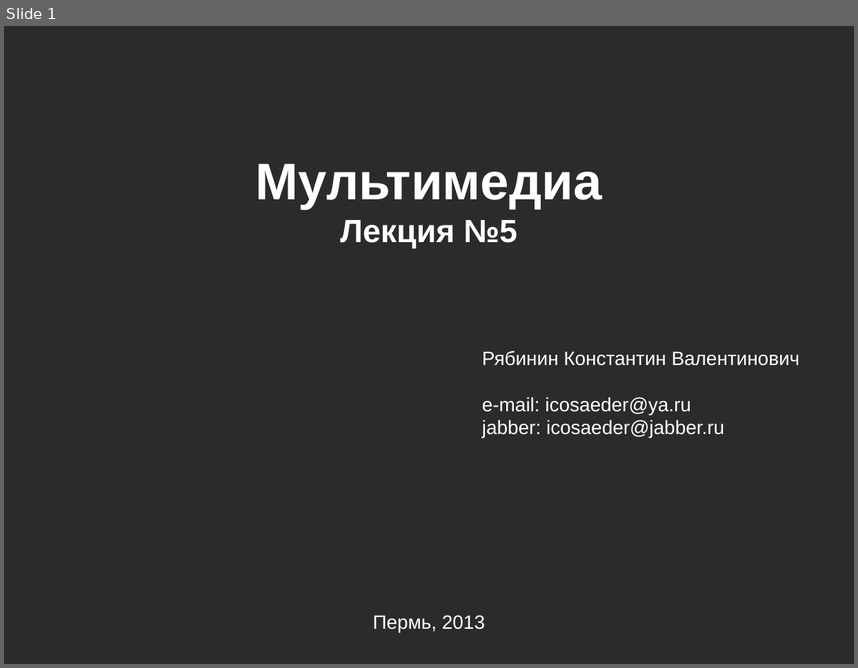
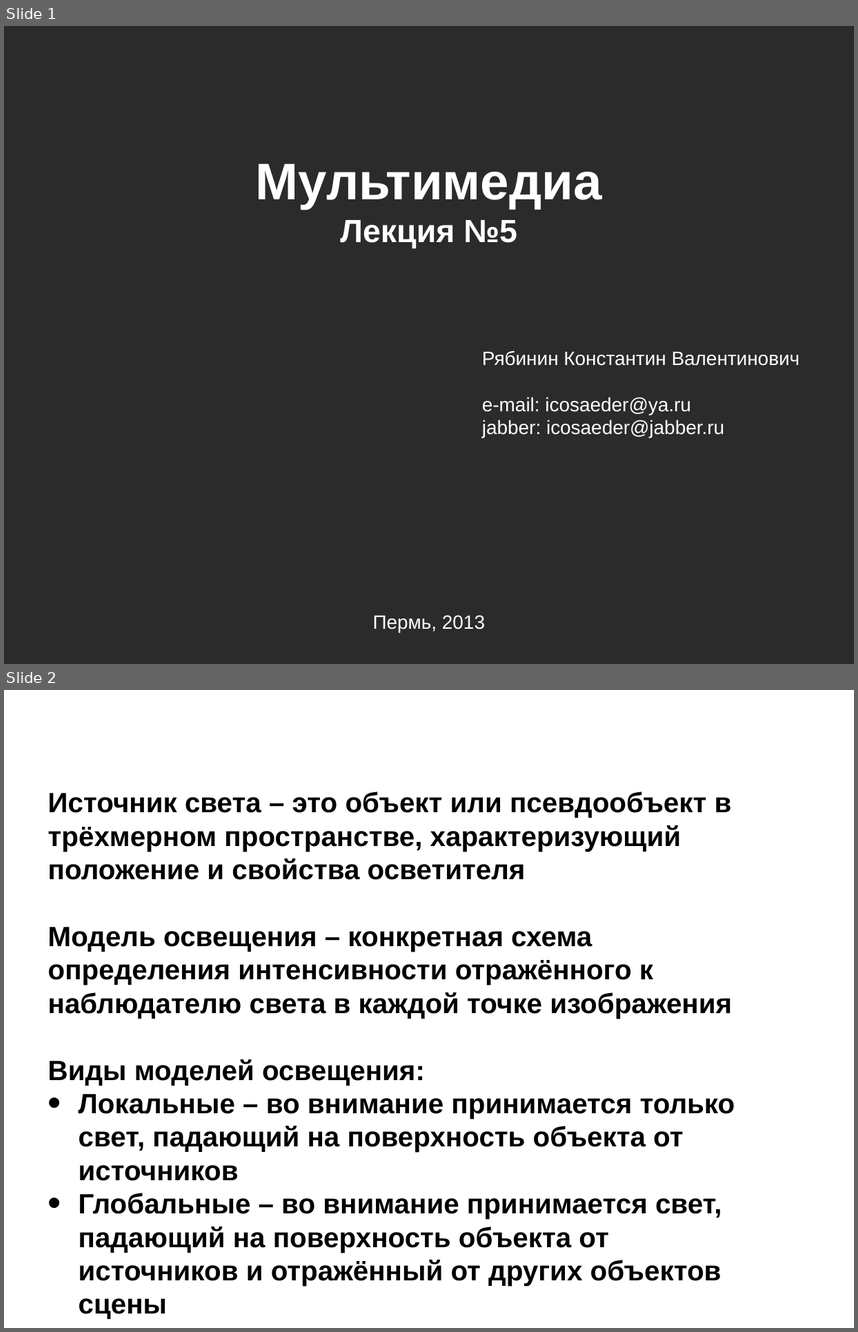
Before and after one commit to icosaeder/cg-lect, a slide deck: Лекции/Лекция 5/Лекция №5.odp. Shown one above the other, each under a label of ours: slide 1 before the commit, slides 1 and 2 after it. The pictures are 858x668 and 858x1332 pixels, drawn with LibreOffice and Linux fonts; fonts in the diff are those of the drawing; background and template pictures are left out; a plain dark background stands for a picture behind light text. Boxes give left, top, right and bottom in pixels: in the first picture for what was removed or moved away, otherwise in the second. Text is boxed around its words. In the diff, an @@ line names an element or a change of style, - is before the commit and + after.

```diff
--- a/Лекции/Лекция 5/Лекция №5.odp
+++ b/Лекции/Лекция 5/Лекция №5.odp
@@ slide 2 added at [4, 690, 854, 1328], background picture (left out) @@
@@ text added at [34, 705, 475, 756], 36 pt, text #FFFFFF, bold @@
+Освещение
@@ page number added at [763, 712, 854, 814], 26 pt, text #FFFFFF, bold @@
+2 / 11
@@ text added at [48, 791, 735, 1285], 26 pt, text #000000, bold @@
+Источник света – это объект или псевдообъект в трёхмерном пространстве, характеризующий положение и свойства осветителя
+Модель освещения – конкретная схема определения интенсивности отражённого к наблюдателю света в каждой точке изображения
+Виды моделей освещения:
+• Локальные – во внимание принимается только свет, падающий на поверхность объекта от источников
+• Глобальные – во внимание принимается свет, падающий на поверхность объекта от источников и отражённый от других объектов сцены
```
Also in this commit, not shown: 9 other slides added, 8 slides removed, 8 other files.
